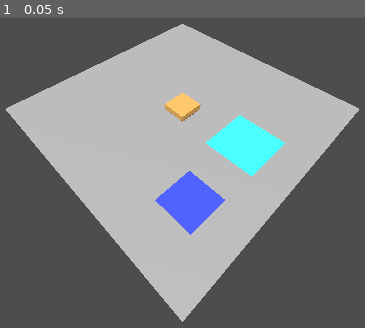
Above: before the commit, frame 1.
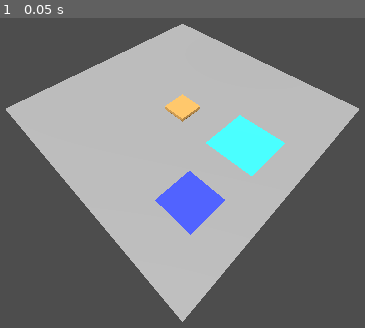
Above: after the commit, the same moment.

Repository: arthur-mdn/Godot-Burger-Maker
Game: Godot game, scene res://Scenes/main.tscn
The game is run twice, just before and just after one commit, with the same random seed, the same clock (stepped at 60 frames per second) and the same inputs.
Inputs:
- Up to frame 1 (0.05 s): no input

The runs differ from the first frame. In frame 1, 0.1% of the frame differs, in the area x 44-56%, y 24-34%.

Commit message:
Fix cooking state

Diff:
--- a/Scenes/Item.tscn
+++ b/Scenes/Item.tscn
@@ -8,7 +8,6 @@
 script = ExtResource("1_3r01x")
 
 [node name="Visual" type="Node3D" parent="." unique_id=928810001]
-transform = Transform3D(1, 0, 0, 0, 1, 0, 0, 0, 1, 0, 0.1, 0)
 
 [node name="StackRoot" type="Node3D" parent="Visual" unique_id=1680764744]
 
--- a/Scripts/cooking_station.gd
+++ b/Scripts/cooking_station.gd
@@ -15,12 +15,38 @@
 	item.global_position = global_position + Vector3(0, 0.5, 0)
 
 	start_cooking(item)
+func start_cooking(item):
 
-func start_cooking(item):
+	if item.cook_state == item.CookState.BURNT:
+		return
+
 	item.cooking_id += 1
 	var id = item.cooking_id
 
+	if item.cook_state == item.CookState.COOKED:
+
+		item.cook_state = item.CookState.COOKING
+		item.visual_cook_state = item.CookState.COOKED
+		item.rebuild_visual()
+		print("RECOOKING...")
+
+		await get_tree().create_timer(3).timeout
+
+		if id != item.cooking_id:
+			return
+		if item.current_slot != self:
+			return
+
+		item.cook_state = item.CookState.BURNT
+		item.visual_cook_state = item.CookState.BURNT
+		item.rebuild_visual()
+		print("BRULÉ")
+
+		return
+
+
 	item.cook_state = item.CookState.COOKING
+	item.visual_cook_state = item.CookState.RAW
 	item.rebuild_visual()
 	print("COOKING...")
 
@@ -28,11 +54,11 @@
 
 	if id != item.cooking_id:
 		return
-
 	if item.current_slot != self:
 		return
 
 	item.cook_state = item.CookState.COOKED
+	item.visual_cook_state = item.CookState.COOKED
 	item.rebuild_visual()
 	print("CUIT")
 
@@ -40,11 +66,11 @@
 
 	if id != item.cooking_id:
 		return
-
 	if item.current_slot != self:
 		return
 
 	item.cook_state = item.CookState.BURNT
+	item.visual_cook_state = item.CookState.BURNT
 	item.rebuild_visual()
 	print("BRULÉ")
 
--- a/Scripts/item.gd
+++ b/Scripts/item.gd
@@ -13,6 +13,7 @@
 var current_slot = null
 var stack = []
 var cook_state = CookState.NONE
+var visual_cook_state = CookState.NONE
 var cooking_id = 0
 
 func _ready():
@@ -21,6 +22,7 @@
 	stack.append(type)
 	if type == ItemType.STEAK:
 		cook_state = CookState.RAW
+		visual_cook_state = CookState.RAW
 	rebuild_visual()
 
 func _on_input_event(camera, event, position, normal, shape_idx):
@@ -79,19 +81,20 @@
 			ItemType.STEAK:
 				mesh.mesh = BoxMesh.new()
 				mesh.scale = Vector3(0.9, 0.2, 0.9)
+				var steak_state = visual_cook_state
 
-				match cook_state:
+				match steak_state:
 					CookState.RAW:
-						mesh.material_override = _mat(Color(1.0, 0.3, 0.3)) # rouge
+						mesh.material_override = _mat(Color(1.0, 0.3, 0.3))
 
 					CookState.COOKING:
-						mesh.material_override = _mat(Color(1.0, 0.6, 0.2)) # orange
+						mesh.material_override = _mat(Color(1.0, 0.3, 0.3))
 
 					CookState.COOKED:
-						mesh.material_override = _mat(Color(0.4, 0.2, 0.1)) # brun
+						mesh.material_override = _mat(Color(0.4, 0.2, 0.1))
 
 					CookState.BURNT:
-						mesh.material_override = _mat(Color(0.1, 0.1, 0.1)) # noir
+						mesh.material_override = _mat(Color(0.1, 0.1, 0.1))
 
 			ItemType.CHEESE:
 				mesh.mesh = BoxMesh.new()
